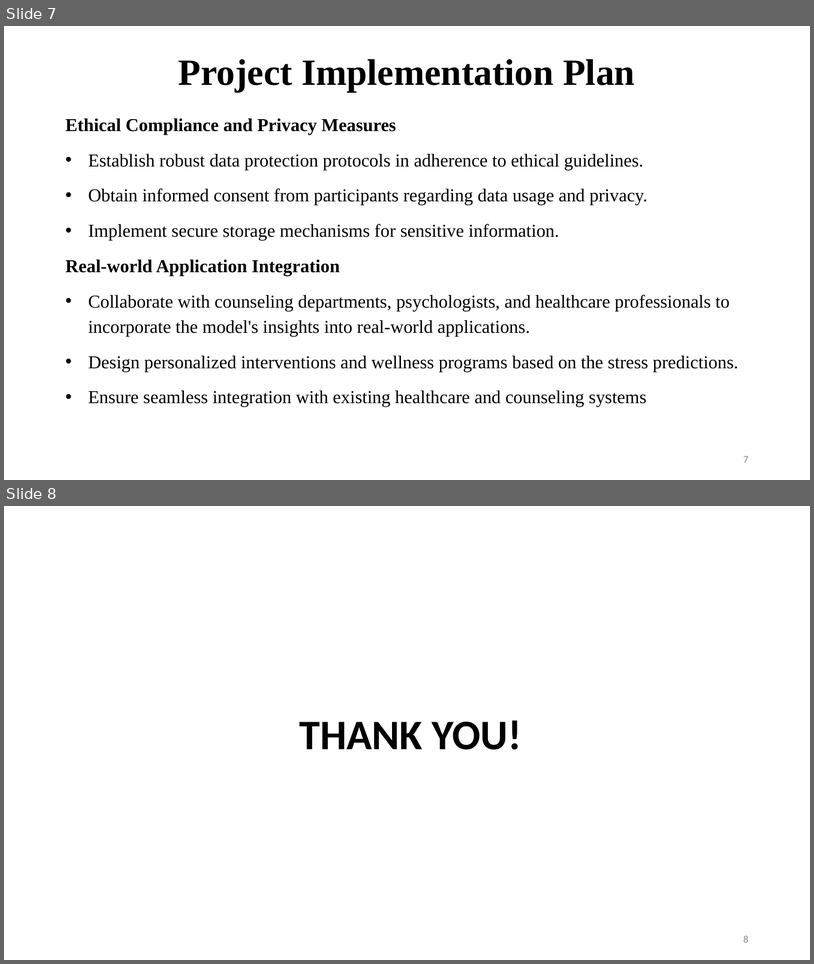
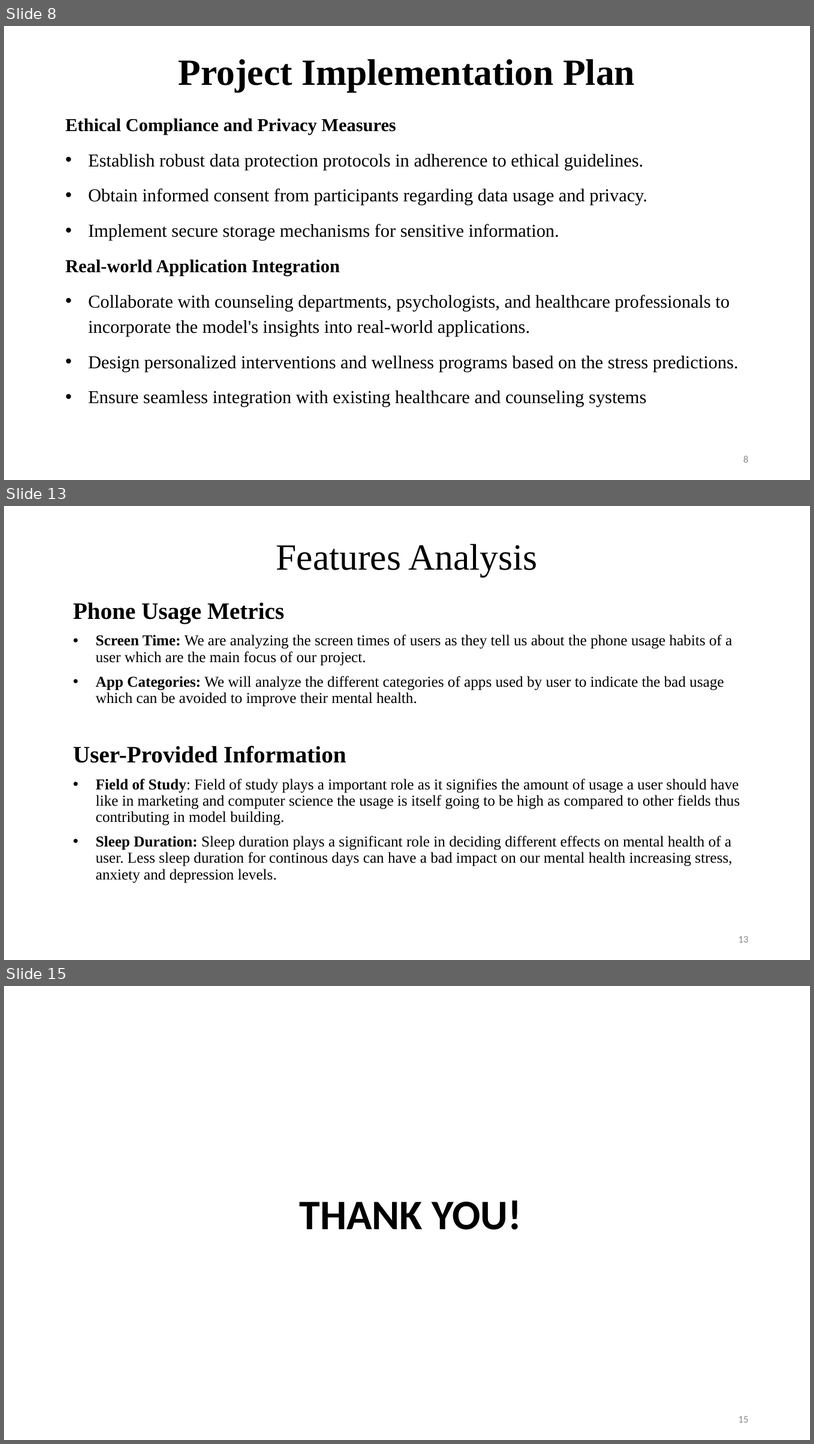
Before and after one commit to Brainskull24/Heal.ai, a slide deck: PPT.pptx. Shown one above the other, each under a label of ours: slides 7 and 8 before the commit, slides 8, 13 and 15 after it; the slides between them are not shown. The pictures are 814x964 and 814x1444 pixels, drawn with LibreOffice and Linux fonts; fonts in the diff are those of the drawing; background and template pictures are left out. Boxes give left, top, right and bottom in pixels: in the first picture for what was removed or moved away, otherwise in the second. Text is boxed around its words. In the diff, an @@ line names an element or a change of style, - is before the commit and + after.

```diff
--- a/PPT.pptx
+++ b/PPT.pptx
@@ slide 13 added at (4,506,810,960), background picture (left out) @@
@@ title added at (276,544,537,576), 44 pt, text #000000 @@
+Features Analysis
@@ text added at (73,602,740,883), 18 pt, text #000000 @@
+Phone Usage Metrics
+• Screen Time: We are analyzing the screen times of users as they tell us about the phone usage habits of a user which are the main focus of our project.
+• App Categories: We will analyze the different categories of apps used by user to indicate the bad usage which can be avoided to improve their mental health.
+User-Provided Information
+• Field of Study: Field of study plays a important role as it signifies the amount of usage a user should have like in marketing and computer science the usage is itself going to be high as compared to other fields thus contributing in model building.
+• Sleep Duration: Sleep duration plays a significant role in deciding different effects on mental health of a user. Less sleep duration for continous days can have a bad impact on our mental health increasing stress, anxiety and depression levels.
@@ page number added at (738,936,749,942), 12 pt, text #888888 @@
+13
@@ what was slide 7 is now slide 8 @@
@@ page number at (744,455,749,462): text changed @@
-7
+8
@@ what was slide 8 is now slide 15 @@
@@ page number at (738,1416,749,1422): text changed @@
-8
+15
```
Also in this commit, not shown: 5 slides changed, 6 other slides added, 7 other files.
